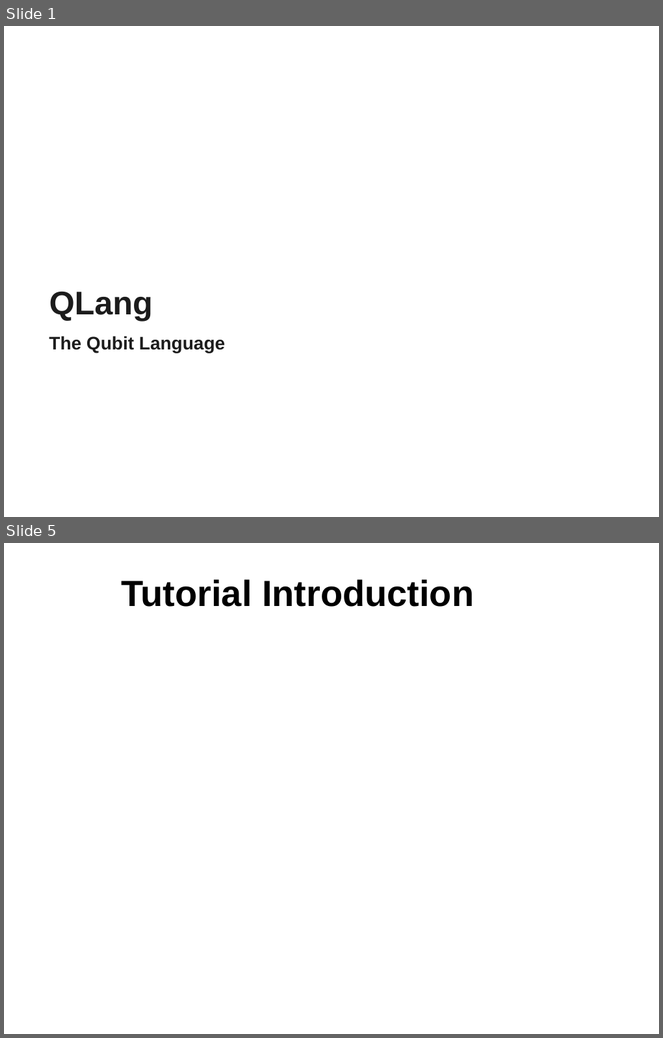
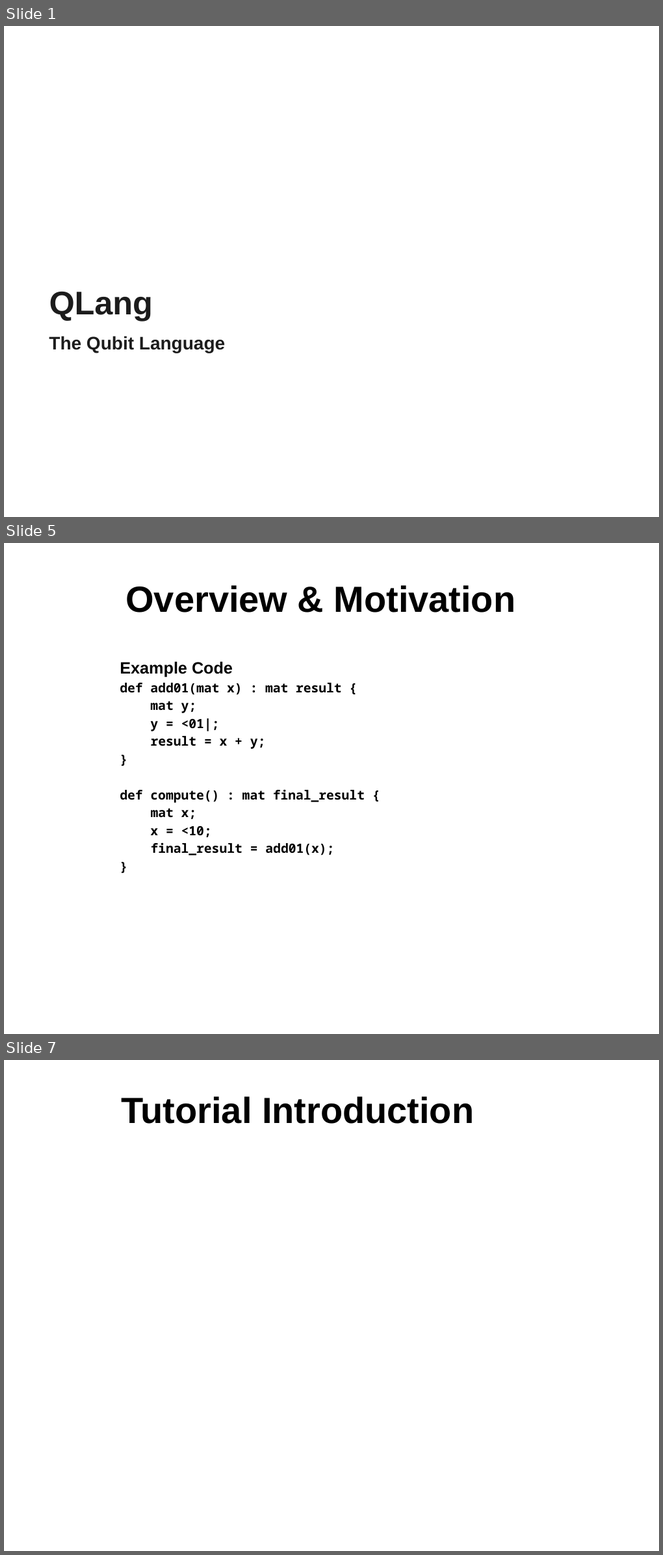
Before and after one commit to sdk21/PLT, a slide deck: Demo/Qlang.pptx. Shown one above the other, each under a label of ours: slides 1 and 5 before the commit, slides 1, 5 and 7 after it; the slides between them are not shown. The pictures are 663x1038 and 663x1555 pixels, drawn with LibreOffice and Linux fonts; fonts in the diff are those of the drawing; background and template pictures are left out. Boxes give left, top, right and bottom in pixels: in the first picture for what was removed or moved away, otherwise in the second. Text is boxed around its words. In the diff, an @@ line names an element or a change of style, - is before the commit and + after.

```diff
--- a/Demo/Qlang.pptx
+++ b/Demo/Qlang.pptx
@@ slide 5 added at [4, 543, 659, 1034], background picture (left out) @@
@@ title added at [126, 585, 516, 613], 40 pt, text #000000, bold @@
+Overview & Motivation
@@ text added at [120, 661, 365, 856], 14 pt, text #000000, bold @@
+Example Code
+def add01(mat x) : mat result {
+mat y;
+y = <01|;
+result = x + y;
+}
+def compute() : mat final_result {
+mat x;
+x = <10;
+final_result = add01(x);
+}
@@ what was slide 5 is now slide 7 @@
```
Also in this commit, not shown: 4 slides changed, 4 other slides added, 2 slides removed.
